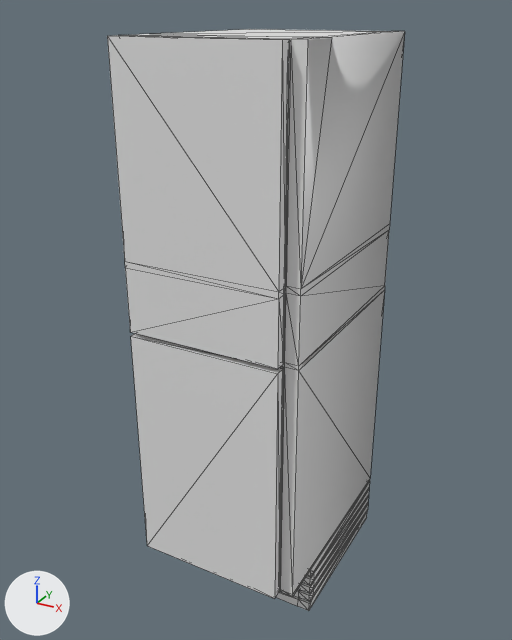
The glTF model Assets/Art/Meshes/Scene Univac/Decor/Univac_Armoire_Serveur.glb: old version first, new version second.
Before and after are seen from a 50 mm lens placed at (0.953, -1.805, 1.843), pointed at (-0.039, -0.003, 0.942). The axes (+X, +Y, +Z) are drawn at lower left. The lights are the same throughout. Mesh edges are drawn as thin lines. Where no turn or scale is listed for an object, it has been applied to the vertices. Vertices at the same position are counted once.
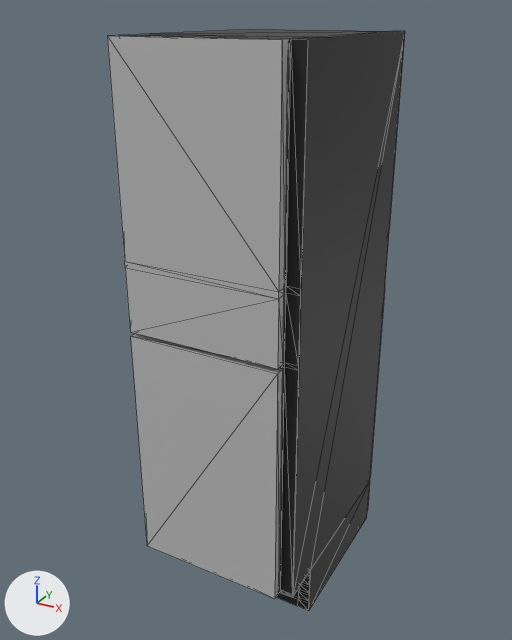
The change in detail:
Material 'Main' (mat_main) changes colour from white #e7e7e7 to black #1e1e1e; in linear values from (0.8, 0.8, 0.8) to (0.0133, 0.0133, 0.0133).
Material 'Portes' (mat_portes) is new.
Its base color is (0.505, 0.505, 0.505) (grey #bcbcbc).
me_plane_003 is used by ob_plane_003; location (0.0, 0.0, 0.0).
me_plane_003 had 179 vertices, 354 faces and spanned x -0.26..0.26, y -0.35..0.35, z 0.03..1.78.
me_plane_003 now has 186 vertices, 335 faces and spans x -0.26..0.26, y -0.35..0.35, z 0.03..1.78.
Part 1, on me_plane_003:
8 vertices are removed from x 0.26, y -0.15, z 0.06..0.17.
60 faces are deleted.
15 vertices are added at x 0.23..0.26, y -0.31..0.35, z 0.03..1.78.
41 new faces join them, mat_main (black #1e1e1e).
me_plane_003 part 2: 32 faces spanning x -0.26..0.22, y -0.35..-0.32, z 0.21..1.78 switch from mat_main (white #e7e7e7) to mat_portes (grey #bcbcbc).

What differs and where, as boxes (x1, y1, x2, y2) in the pictures (512 x 640 px; the box of a moved part takes in the faces that stretch with it):
'Plane.003', recoloured, reshaped
    both: (107, 29, 405, 611)
part 1 of me_plane_003, moved or reshaped
    both: (293, 31, 405, 610)
part 2 of me_plane_003, recoloured
    both: (107, 35, 289, 599)
